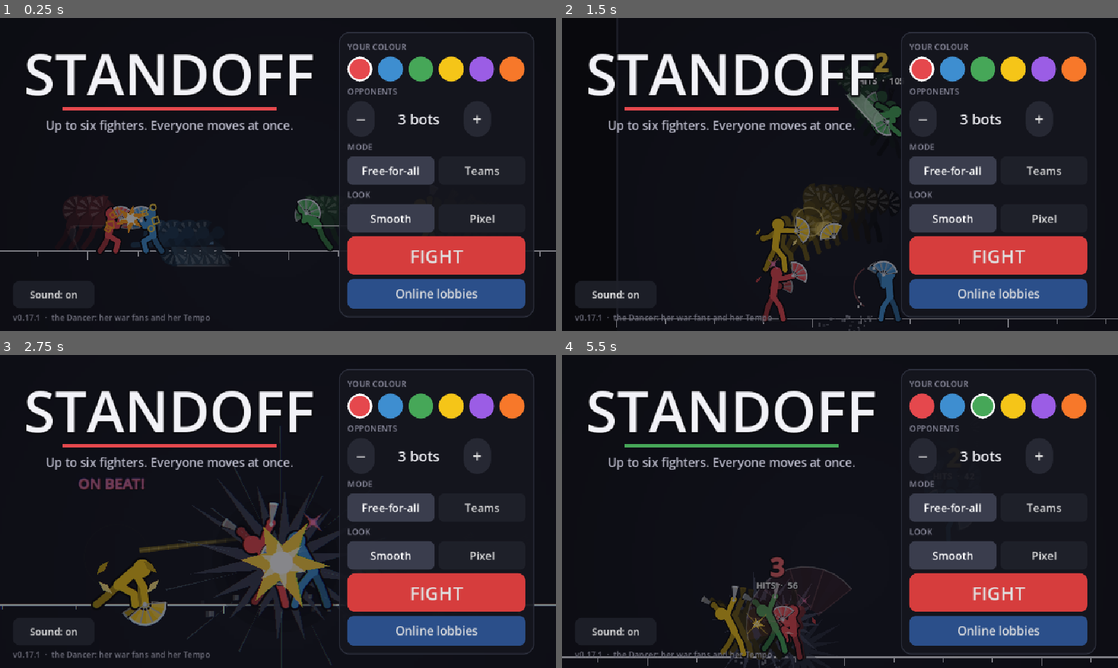
Above: before the commit, frames 1-4 (two rows, left to right).
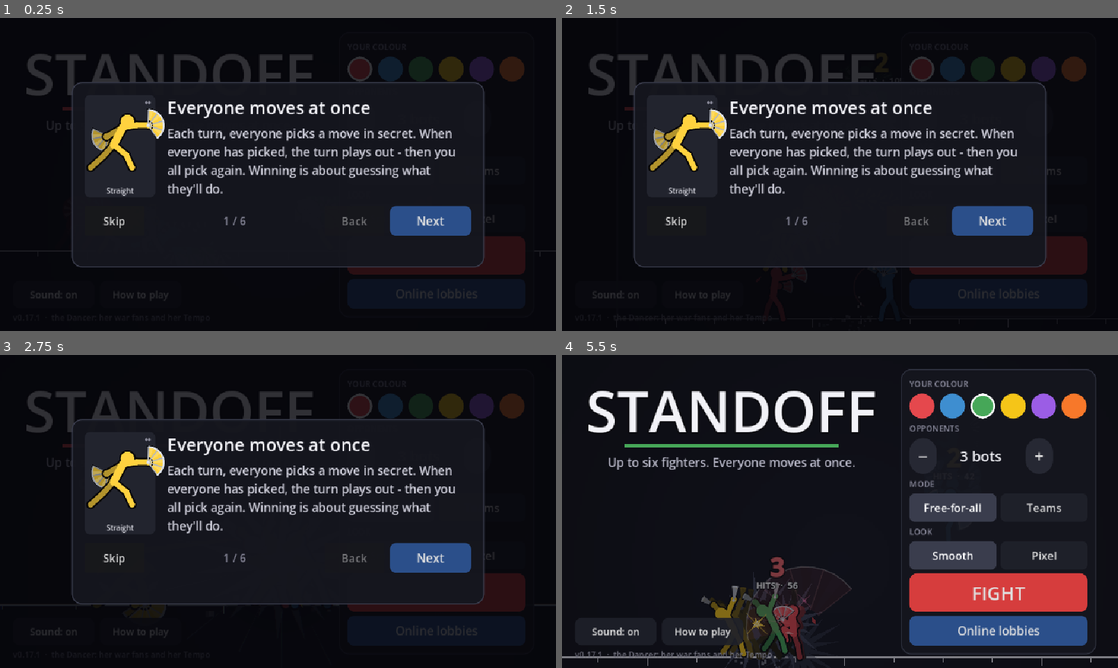
Above: after the commit, the same moments.

Repository: Veriduim/standoff
Game: Godot game, scene res://scenes/main.tscn
The game is run twice, just before and just after one commit, with the same random seed, the same clock (stepped at 60 frames per second) and the same inputs.
Inputs (mouse positions are in pixels of both pictures, inside the frame that each line leads up to):
- Up to frame 1 (0.25 s): no input
- Up to frame 2 (1.5 s): click "Sound: on" at 0.5 s; click "Sound: off" (after the commit: "Sound: on") at 1.25 s
- Up to frame 3 (2.75 s): click (139, 630) at 2 s, where only the run after the commit has a clickable "How to play"
- Up to frame 4 (5.5 s): click (678, 558) at 2.75 s, where only the run after the commit has a clickable "Skip"; click (923, 405) at 3.52 s; click (951, 405) at 4.27 s; click (984, 405) at 5.02 s

The runs differ from the first frame. In frame 1, 26% of the frame differs, in the area x 0-100%, y 4-98%; in frame 2, 28%; in frame 3, 28%, in the area x 0-100%, y 4-100%; in frame 4, 0.4%.

Commit message:
How to play: six cards, once on the first launch, from the home screen and the ☰ menu (Timmy 01:32 "2 makes sense")
Everyone moves at once / Pick a move / Watch the ghost / Lock it in / Getting hit / The Dancer - big type, a move's
pose on each; the match waits while they're up; Back closes them; not shown by itself in the tests or dev tools.
test_how_to_play; tools/shots.sh 1h1-1h6.

Co-Authored-By: Claude Opus 5.5 <noreply@anthropic.com>
Claude-Session: https://claude.ai/code/session_019cpLLa1bA2ND22yfhrkoYF

Diff:
--- a/scripts/dev/shots.gd
+++ b/scripts/dev/shots.gd
@@ -19,6 +19,14 @@
 	DirAccess.make_dir_recursive_absolute(out)
 	await _wait(150)   # (the match behind the home screen gets going)
 	await _snap(out.path_join("1_home.png"))
+	for i in HowToPlay.PAGES.size():   # (How to play, every card - 01:32)
+		if i == 0:
+			game.how.open()
+		else:
+			game.how.next()
+		await _wait(4)
+		await _snap(out.path_join("1h%d_help.png" % (i + 1)))
+	game.how.visible = false
 	# a few turns played by a bot for you, to get everyone moving
 	game.auto_me = true
 	game.start_local(5, "ffa", 0)
--- a/scripts/main.gd
+++ b/scripts/main.gd
@@ -6,6 +6,8 @@
 
 
 func _ready() -> void:
+	if not OS.get_cmdline_user_args().is_empty():   # (the tests and the dev tools: no How to play popping up)
+		HowToPlay.auto = false
 	if "--test" in OS.get_cmdline_user_args():
 		var code := await _run_tests()
 		get_tree().quit(code)
--- a/scripts/tests/ui_test.gd
+++ b/scripts/tests/ui_test.gd
@@ -455,3 +455,27 @@
 	s.apply({0: {"move": "straight", "x": 0.0, "y": 0.0}, 1: {"move": "wait"}})
 	_check("neutral in the sim: she turns to the nearest enemy (facing %d)" % s.fighters[0].facing,
 			s.fighters[0].facing == -1)
+
+
+func _test_how_to_play() -> void:
+	_section("How to play (01:32): cards from the home screen and the ☰ menu; the match waits while they're up")
+	var g := _screen()
+	var shut: bool = not g.how.visible   # (the tests: it doesn't pop up by itself)
+	g.home.help.emit()
+	var first: String = g.how._title.text
+	for _i in HowToPlay.PAGES.size() - 1:
+		g.how.next()
+	var last: String = g.how._next.text
+	g.how.next()
+	_check("from home: %d cards (\"%s\" ... \"%s\"), then closed and remembered" % [HowToPlay.PAGES.size(), first,
+			last], shut and first == "Everyone moves at once" and last == "Let's go" and not g.how.visible
+			and HowToPlay.seen())
+	g.start_local(1, "ffa")
+	g.toggle_menu()
+	g._menu_pick("Help")
+	var t0: float = g._turn_left
+	g._process(1.0)
+	_check("from the ☰ menu: up over the match, and the turn clock waits", g.how.visible
+			and is_equal_approx(g._turn_left, t0))
+	g.how.close()
+	g.queue_free()
--- a/scripts/ui/game_screen.gd
+++ b/scripts/ui/game_screen.gd
@@ -53,6 +53,7 @@
 var replay_btn: Button
 var menu_btn: Button         ## ☰ - the match menu (00:28 "How do I quit a game with bots?")
 var menu_panel: PanelContainer
+var how: HowToPlay           ## How to play (01:32) - over everything
 var _history: Array = []     ## against bots: the match as it was at each of your picks (Undo - YOMI's single player)
 var _demo: Sim               ## the bot match behind the home screen
 var _demo_bots: Array = []
@@ -124,9 +125,15 @@
 	leave_btn = Ui.button("Leave", func() -> void: _leave_match(), 16)
 	leave_btn.visible = false
 	add_child(leave_btn)
+	how = HowToPlay.new()
+	how.name = "HowToPlay"
+	add_child(how)
+	home.help.connect(func() -> void: how.open())
 	get_viewport().size_changed.connect(_layout)
 	_layout()
 	_show_start()
+	if HowToPlay.auto and not HowToPlay.seen():   # (the first launch: the cards once, by themselves)
+		how.open()
 
 
 func _layout() -> void:
@@ -623,7 +630,8 @@
 	t.name = "MenuTitle"
 	t.horizontal_alignment = HORIZONTAL_ALIGNMENT_CENTER
 	v.add_child(t)
-	for b: Array in [["Resume", "Resume"], ["Restart", "Restart"], ["Sound", Sfx.label()], ["Quit", "Quit to menu"]]:
+	for b: Array in [["Resume", "Resume"], ["Restart", "Restart"], ["Help", "How to play"], ["Sound", Sfx.label()],
+			["Quit", "Quit to menu"]]:
 		var id: String = b[0]
 		var btn := Ui.button(str(b[1]), func() -> void: _menu_pick(id), 22)
 		btn.name = "Menu" + id
@@ -656,6 +664,8 @@
 		return
 	_menu_shown(false)
 	match id:
+		"Help":   # (the match waits while the cards are up)
+			how.open()
 		"Restart":
 			start_local(setup_count, setup_mode, setup_colour)
 		"Quit":
@@ -666,7 +676,9 @@
 func _notification(what: int) -> void:
 	if what != NOTIFICATION_WM_GO_BACK_REQUEST:
 		return
-	if lobby != null and lobby.visible:
+	if how != null and how.visible:
+		how.close()
+	elif lobby != null and lobby.visible:
 		lobby._close()
 	elif phase == "over":
 		_leave_match()
@@ -794,7 +806,7 @@
 	if phase == "menu":
 		_demo_step(delta)
 		return
-	if menu_panel.visible:   # (the match menu's open: everything waits)
+	if menu_panel.visible or how.visible:   # (the match menu or How to play is up: everything waits)
 		return
 	_drain(delta)
 	if phase == "wait":
--- a/scripts/ui/home_screen.gd
+++ b/scripts/ui/home_screen.gd
@@ -6,6 +6,7 @@
 
 signal fight(opponents: int, mode: String, colour: int)
 signal online(colour: int)   ## the online lobbies (YOMI's Steam lobbies - Timmy 20:19)
+signal help                  ## How to play (19 Oct 01:32)
 
 const VERSION := "v" + Version.TAG
 
@@ -120,6 +121,12 @@
 	for s in ["normal", "hover", "focus"]:
 		snd.add_theme_stylebox_override(s, Ui.box(Color("#1e2029e8"), 12))
 	add_child(snd)
+	var how := Ui.button("How to play", func() -> void: help.emit(), 18)
+	how.name = "HowToPlay"
+	how.custom_minimum_size = Vector2(150, 46)
+	for s in ["normal", "hover", "focus"]:
+		how.add_theme_stylebox_override(s, Ui.box(Color("#1e2029e8"), 12))
+	add_child(how)
 	var ver := Ui.label(VERSION + "  ·  the Dancer: her war fans and her Tempo", 15, Color("#6b6b78"))
 	ver.name = "Version"
 	add_child(ver)
@@ -200,6 +207,7 @@
 	ver.position = Vector2(24, vp.y - 36)
 	var snd := get_node("Sound") as Button
 	snd.position = Vector2(24, vp.y - 92)
+	(get_node("HowToPlay") as Button).position = Vector2(184, vp.y - 92)
 
 
 
--- /dev/null
+++ b/scripts/ui/how_to_play.gd
@@ -0,0 +1,145 @@
+class_name HowToPlay
+extends Control
+## How to play (Timmy 19 Oct 01:32, from my list: "2 makes sense" - "YOMI's 'everyone picks at once, then watch' idea
+## confuses new players"): a few cards to tap through, big type. Shown once on the first launch, and any time from the
+## home screen and the ☰ menu.
+
+signal closed
+
+const SETTINGS := "user://settings.cfg"
+## [title, text, the move whose pose illustrates it]
+const PAGES := [
+	["Everyone moves at once", "Each turn, everyone picks a move in secret. When everyone has picked, the turn plays " +
+		"out - then you all pick again. Winning is about guessing what they'll do.", "straight"],
+	["Pick a move", "The tabs down the left: Attack, Special, Super, Movement, Defense. Tap a tab, then a move - your " +
+		"card at the bottom shows it. The arrows aim it; tap the lit arrow again for no direction.", "fan"],
+	["Watch the ghost", "The faded figures show what happens if you pick that. \"Ready in 12\" means you can act " +
+		"again 12 frames later - green if you're first. Guess an enemy's move with their tabs on the right, and their " +
+		"ghost plays against yours.", "dash"],
+	["Lock it in", "Press Confirm. If the clock runs out, what you've picked goes in. Against bots, Undo (top right) " +
+		"takes a turn back.", "taunt"],
+	["Getting hit", "Stuck in a combo? Pick Hold and tap an arrow to lean away. When your Burst bar is full, BURST " +
+		"throws everyone off you. Block: ↑ high, ↓ low.", "burst"],
+	["The Dancer", "Two war fans. Thrown, they fly back to her hand - Recall calls them home, or flings them with an " +
+		"arrow. Hits at the fan's edge hurt most; point blank she's weaker. Her Tempo builds as she dances: at four " +
+		"beats, Encore.", "encore"],
+]
+
+static var auto := true            ## open by itself on the first launch (off for the tests and the dev tools)
+
+var page := 0
+var _panel: PanelContainer
+var _icon: MoveIcon
+var _title: Label
+var _text: Label
+var _count: Label
+var _back: Button
+var _next: Button
+
+
+static func seen() -> bool:
+	var cfg := ConfigFile.new()
+	return cfg.load(SETTINGS) == OK and bool(cfg.get_value("help", "seen", false))
+
+
+func _ready() -> void:
+	set_anchors_preset(Control.PRESET_FULL_RECT)
+	mouse_filter = Control.MOUSE_FILTER_STOP   # (nothing behind it takes a tap while it's up)
+	var dim := ColorRect.new()
+	dim.color = Color(0.02, 0.02, 0.04, 0.82)
+	dim.set_anchors_preset(Control.PRESET_FULL_RECT)
+	add_child(dim)
+	_panel = PanelContainer.new()
+	var st := Ui.box(Color("#15161ef8"), 18)
+	st.set_content_margin_all(24)
+	st.border_color = Color("#3a3d4d")
+	st.set_border_width_all(2)
+	_panel.add_theme_stylebox_override("panel", st)
+	add_child(_panel)
+	var v := VBoxContainer.new()
+	v.add_theme_constant_override("separation", 16)
+	_panel.add_child(v)
+	var h := HBoxContainer.new()
+	h.add_theme_constant_override("separation", 22)
+	v.add_child(h)
+	_icon = MoveIcon.make("dancer", "straight", Color("#e5484d"), func() -> void: pass)
+	_icon.custom_minimum_size = Vector2(130, 170)
+	_icon.mouse_filter = Control.MOUSE_FILTER_IGNORE
+	h.add_child(_icon)
+	var words := VBoxContainer.new()
+	words.size_flags_horizontal = Control.SIZE_EXPAND_FILL
+	words.add_theme_constant_override("separation", 10)
+	h.add_child(words)
+	_title = Ui.label("", 32, Color("#f2f2f7"))
+	words.add_child(_title)
+	_text = Ui.label("", 22, Color("#d0d0dc"))
+	_text.autowrap_mode = TextServer.AUTOWRAP_WORD_SMART
+	_text.custom_minimum_size = Vector2(440, 0)
+	words.add_child(_text)
+	var row := HBoxContainer.new()
+	row.add_theme_constant_override("separation", 10)
+	v.add_child(row)
+	var skip := Ui.button("Skip", func() -> void: close(), 20)
+	skip.name = "HelpSkip"
+	skip.custom_minimum_size = Vector2(110, 52)
+	row.add_child(skip)
+	_count = Ui.label("", 20, Color("#8a8a9c"))
+	_count.size_flags_horizontal = Control.SIZE_EXPAND_FILL
+	_count.horizontal_alignment = HORIZONTAL_ALIGNMENT_CENTER
+	row.add_child(_count)
+	_back = Ui.button("Back", func() -> void: show_page(page - 1), 20)
+	_back.custom_minimum_size = Vector2(110, 52)
+	row.add_child(_back)
+	_next = Ui.button("Next", func() -> void: next(), 22)
+	_next.name = "HelpNext"
+	_next.custom_minimum_size = Vector2(150, 52)
+	for k in ["normal", "hover", "focus"]:
+		_next.add_theme_stylebox_override(k, Ui.box(Color("#2b4f8a"), 12))
+	row.add_child(_next)
+	get_viewport().size_changed.connect(_layout)
+	visible = false
+
+
+func open() -> void:
+	visible = true
+	show_page(0)
+
+
+func next() -> void:
+	if page >= PAGES.size() - 1:
+		close()
+	else:
+		show_page(page + 1)
+
+
+func show_page(i: int) -> void:
+	page = clampi(i, 0, PAGES.size() - 1)
+	var p: Array = PAGES[page]
+	_title.text = str(p[0])
+	_text.text = str(p[1])
+	_icon.move_id = str(p[2])
+	_icon.colour = MoveIcon.tab_colour("dancer", str(p[2]))
+	_icon.queue_redraw()
+	_count.text = "%d / %d" % [page + 1, PAGES.size()]
+	_back.disabled = page == 0
+	_next.text = "Let's go" if page == PAGES.size() - 1 else "Next"
+	_layout()
+
+
+## Closed (done or skipped): it won't open by itself again.
+func close() -> void:
+	visible = false
+	var cfg := ConfigFile.new()
+	cfg.load(SETTINGS)
+	cfg.set_value("help", "seen", true)
+	cfg.save(SETTINGS)
+	closed.emit()
+
+
+func _layout() -> void:
+	var vp := get_viewport_rect().size
+	position = Vector2.ZERO
+	size = vp
+	_text.custom_minimum_size.x = minf(560.0, vp.x - 280.0)
+	_panel.reset_size()
+	_panel.position = (vp - _panel.size) / 2.0
Not shown, added: scripts/ui/how_to_play.gd.uid
